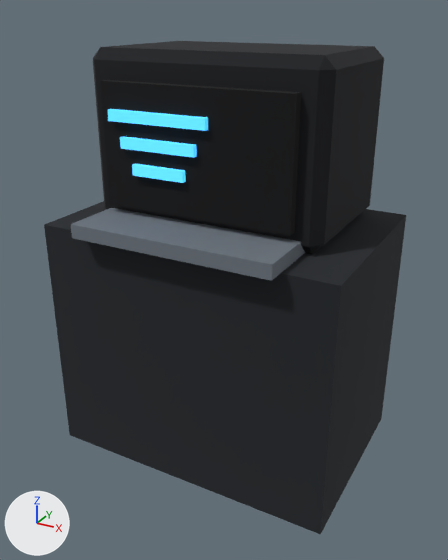
The FBX model Assets/_Project/Art/Environment/LabKit/Meshes/Terminal_Offline.fbx, before and after one commit.
One viewpoint serves both versions: a 50 mm lens placed at (0.838, -1.556, 1.328), pointed at (-0.015, -0.006, 0.554). Lighting does not change. The marker at lower left points along +X, +Y and +Z. The picture after the commit comes second.

Objects in the first picture: 'Terminal_Offline'.
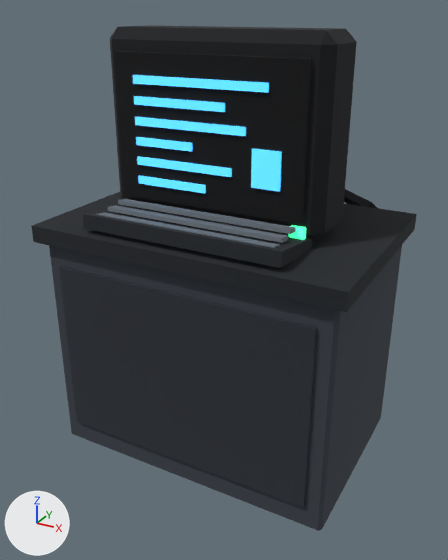
Boxes (x1, y1, x2, y2) around the edits, measured in the pictures (448 x 560 px):
'Terminal_Offline', reshaped (7% wider)
    before: (44, 41, 406, 534)
    after: (31, 25, 417, 531)
part 1 of me_terminal_offline, added (black)
    after: (31, 192, 417, 312)
part 2 of me_terminal_offline, added
    after: (59, 266, 317, 508)
part 3 of me_terminal_offline, added (black)
    after: (115, 51, 312, 224)
part 4 of me_terminal_offline, added
    after: (133, 75, 269, 93)
part 5 of me_terminal_offline, added
    after: (134, 96, 225, 112)
part 6 of me_terminal_offline, added
    after: (135, 117, 246, 136)
part 7 of me_terminal_offline, added
    after: (136, 137, 193, 152)
part 8 of me_terminal_offline, added
    after: (137, 156, 232, 177)
part 9 of me_terminal_offline, added
    after: (138, 175, 206, 194)
part 10 of me_terminal_offline, added
    after: (251, 149, 282, 192)
part 11 of me_terminal_offline, added
    after: (289, 225, 306, 240)
part 12 of me_terminal_offline, rebuilt (15% narrower)
    before: (93, 41, 384, 254)
    after: (110, 25, 357, 242)
part 13 of me_terminal_offline, rebuilt
    before: (44, 201, 406, 534)
    after: (49, 245, 402, 531)
part 14 of me_terminal_offline, rebuilt (15% shorter)
    before: (71, 208, 305, 281)
    after: (83, 206, 312, 268)
part 15 of me_terminal_offline, deleted
    before: (108, 109, 208, 131)
part 16 of me_terminal_offline, deleted
    before: (120, 136, 197, 158)
part 17 of me_terminal_offline, deleted
    before: (132, 164, 186, 183)
part 18 of me_terminal_offline, cut back
    before: (100, 80, 301, 236)
    after: (96, 199, 296, 248)
part 19 of me_terminal_offline, added
    after: (344, 189, 377, 208)

Edits to the bpy script that builds the scene:
```text
Change me_terminal_offline:
    remove me_terminal_offline.from_pydata(...)  # 72 vertices, 62 faces; spans x -0.45..0.45, y -0.35..0.3, z 0.0..1.23
    add me_terminal_offline.from_pydata(...)  # 228 vertices, 204 faces; spans x -0.475..0.475, y -0.325..0.44, z 0.0..1.28
    me_terminal_offline part 1: a new loose piece, a box spanning x -0.475..0.475, y -0.325..0.325, z 0.7..0.75, in mat_lab_metaldark (black #1f2328)
    me_terminal_offline part 2: a new loose piece, a box spanning x -0.4..0.4, y -0.31..-0.29, z 0.08..0.63, in mat_lab_walldark (dark grey #2a2f36)
    me_terminal_offline part 3: a new loose piece, a box spanning x -0.28..0.28, y -0.135..-0.115, z 0.82..1.22, in mat_lab_void (black #08090c)
    me_terminal_offline part 4: a new loose piece, a box spanning x -0.22..0.18, y -0.142..-0.132, z 1.14..1.162, in mat_lab_screen (cyan #76dbff, glowing blue #2490d0)
    me_terminal_offline part 5: a new loose piece, a box spanning x -0.22..0.06, y -0.142..-0.132, z 1.085..1.107, in mat_lab_screen (cyan #76dbff, glowing blue #2490d0)
    me_terminal_offline part 6: a new loose piece, a box spanning x -0.22..0.12, y -0.142..-0.132, z 1.03..1.052, in mat_lab_screen (cyan #76dbff, glowing blue #2490d0)
    me_terminal_offline part 7: a new loose piece, a box spanning x -0.22..-0.04, y -0.142..-0.132, z 0.975..0.997, in mat_lab_screen (cyan #76dbff, glowing blue #2490d0)
    me_terminal_offline part 8: a new loose piece, a box spanning x -0.22..0.08, y -0.142..-0.132, z 0.92..0.942, in mat_lab_screen (cyan #76dbff, glowing blue #2490d0)
    me_terminal_offline part 9: a new loose piece, a box spanning x -0.22..0.0, y -0.142..-0.132, z 0.865..0.887, in mat_lab_screen (cyan #76dbff, glowing blue #2490d0)
    me_terminal_offline part 10: a new loose piece, a box spanning x 0.14..0.22, y -0.142..-0.132, z 0.9..1.0, in mat_lab_screen (cyan #76dbff, glowing blue #2490d0)
    me_terminal_offline part 11: a new loose piece, a box spanning x 0.25..0.29, y -0.14..-0.12, z 0.78..0.81, in mat_lab_lightgreen (cyan #92ffe6, glowing green #20e080)
    me_terminal_offline part 12: the loose piece of 24 vertices spanning x -0.35..0.35, y -0.175..0.275, z 0.75..1.23 is rebuilt with 24 vertices and now spans x -0.33..0.33, y -0.12..0.08, z 0.76..1.28
    me_terminal_offline part 13: the loose piece of 8 vertices spanning x -0.45..0.45, y -0.3..0.3, z 0.0..0.75 is rebuilt with 24 vertices and now spans x -0.45..0.45, y -0.3..0.3, z 0.0..0.7, in mat_lab_gunmetal (dark grey #3a4048)
    me_terminal_offline part 14: the loose piece of 8 vertices spanning x -0.3..0.3, y -0.35..-0.13, z 0.75..0.79 is rebuilt with 8 vertices and now spans x -0.3..0.3, y -0.302..-0.098, z 0.736..0.804, in mat_lab_metaldark (black #1f2328)
    me_terminal_offline part 15: the loose piece of 8 vertices spanning x -0.25..0.05, y -0.22..-0.2, z 1.05..1.08 is deleted
    me_terminal_offline part 16: the loose piece of 8 vertices spanning x -0.215..0.015, y -0.22..-0.2, z 0.98..1.01 is deleted
    me_terminal_offline part 17: the loose piece of 8 vertices spanning x -0.18..-0.02, y -0.22..-0.2, z 0.91..0.94 is deleted
    me_terminal_offline part 18: 8 vertices removed from x -0.28..0.28, y -0.205..-0.175, z 0.81..1.15; 24 vertices added at x -0.27..0.27, y -0.278..-0.142, z 0.787..0.817
    me_terminal_offline part 19: 12 vertices added at x 0.185..0.394, y 0.287..0.44, z 0.68..0.818
    other edits to the shape of me_terminal_offline do not show in these pictures
    add me_terminal_offline.materials.append(mat_lab_gunmetal)  # dark grey #3a4048
    add me_terminal_offline.materials.append(mat_lab_walldark)  # dark grey #2a2f36
    add me_terminal_offline.materials.append(mat_lab_lightgreen)  # cyan #92ffe6, glowing green #20e080
```
